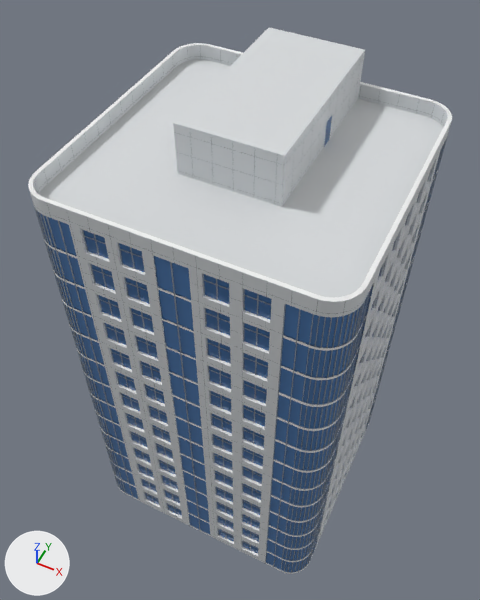
A saved change to the glTF model public/models/blocks/B.glb.
The view is the same before and after, from a 50 mm camera at (23.1, -13.4, 78.6) aimed at (5.5, 21.8, 34.6). Lighting does not change. The marker at lower left points along +X, +Y and +Z. The first picture is the older version. Vertices at exactly the same position are counted once.

In view in the first picture: 'Tower B'.
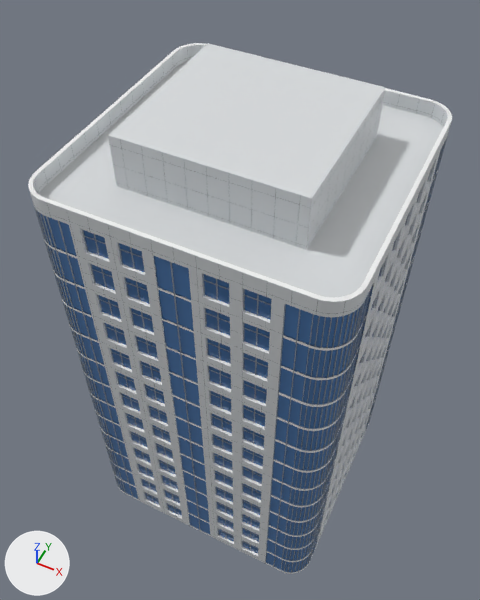
Edits to the scene script, one JSON object a line:
```json
{"block": "me_tower_b", "where": "# used by ob_tower_b; location = (0.0, 0.0, 0.0)"}
{"op": "remove", "block": "me_tower_b", "code": "me_tower_b.from_pydata(...)  # 18484 vertices, 26666 faces; spans x -4.4..18.2, y 9.8..31.8, z 11.7..54.7"}
{"op": "add", "block": "me_tower_b", "code": "me_tower_b.from_pydata(...)  # 18480 vertices, 26664 faces; spans x -4.4..18.2, y 9.8..31.8, z 11.7..54.7"}
{"block": "me_tower_b", "change": "me_tower_b part 1: the loose piece of 8 vertices spanning x 3.0..10.7, y 17.3..31.6, z 50.7..54.7 is copied, and the copy is scaled about its middle by (1.77, 0.909, 1), then moved by (0.0, -3.6, 0.0); it spans x 0.1..13.7, y 14.3..27.3, z 50.7..54.7"}
{"block": "me_tower_b", "change": "me_tower_b part 2: the loose piece of 4 vertices spanning x 10.8, y 24.5..25.5, z 50.7..52.8 is deleted"}
{"block": "me_tower_b", "change": "me_tower_b part 3: 80 vertices moved within x -4.4..-3.2, y 10.1..29.6, z 11.7..47.7; 8 vertices removed from x 3.0..10.7, y 17.3..31.6, z 50.7..54.7"}
{"block": "me_tower_b", "change": "other edits to the shape of me_tower_b do not show in these pictures"}
```

Boxes (x1, y1, x2, y2) around the edits, measured in the pictures (480 x 600 px; the box of a moved part takes in the faces that stretch with it):
```json
{"object": "Tower B", "change": "reshaped", "before": [28, 27, 452, 574], "after": [28, 43, 452, 574]}
{"part": 1, "of": "me_tower_b", "change": "added", "after": [108, 43, 386, 250]}
{"part": 2, "of": "me_tower_b", "change": "deleted", "before": [324, 116, 332, 147]}
{"part": 3, "of": "me_tower_b", "change": "moved or reshaped", "before": [115, 27, 365, 487], "on screen": "not visible afterwards"}
```
